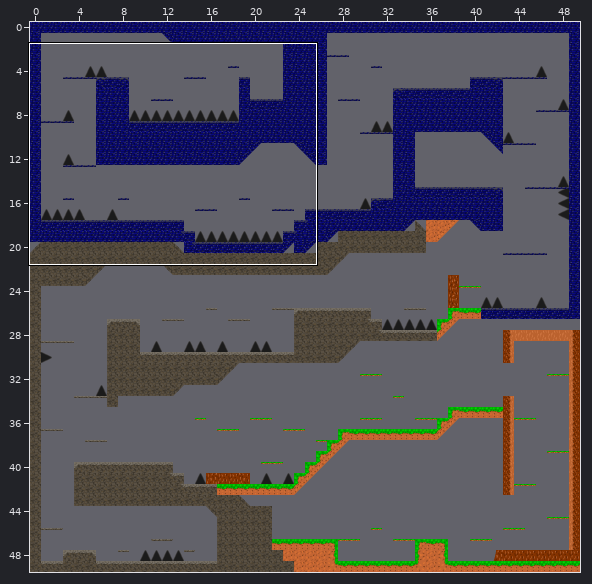
Two versions of a level (Tiled map, assets/Level1.tmx). Above: a wide view before the commit, with the close-up outlined.
Close-up. First the earlier version:
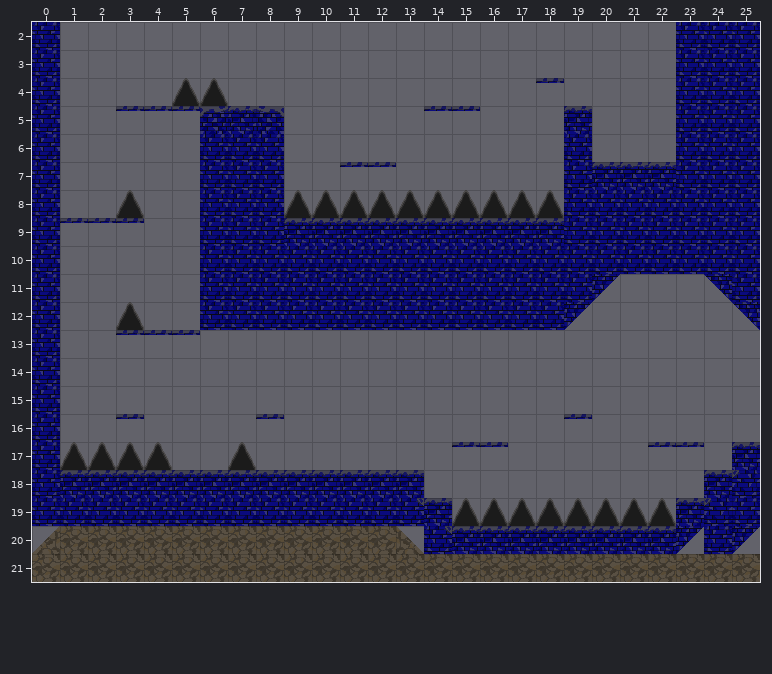
Cells are 32x32 px. Shown: x 0..25, y 2..21. The commit also changed other parts of the map, which this record leaves out.
The result:
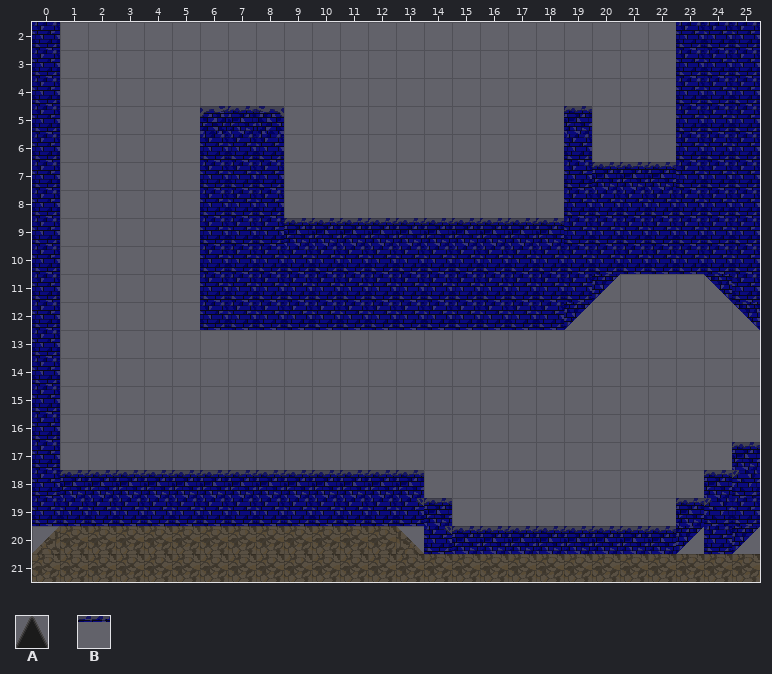
Key: from "TilesetUpdate": A 402, B 1002.
_ is an empty cell.
Diff:
{"where": "layer \"Pointe\" (removed)"}
{"y":4,"x":5,"old":"AA","new":"__"}
{"y":8,"x":3,"old":"A","new":"_"}
{"y":8,"x":9,"old":"AAAAAAAAAA","new":"__________"}
{"y":12,"x":3,"old":"A","new":"_"}
{"y":17,"x":1,"old":"AAAA","new":"____"}
{"y":17,"x":7,"old":"A","new":"_"}
{"y":19,"x":15,"old":"AAAAAAAA","new":"________"}
{"where": "layer \"Plateforme\" (removed)"}
{"y":4,"x":18,"old":"B","new":"_"}
{"y":5,"x":3,"old":"BBB","new":"___"}
{"y":5,"x":14,"old":"BB","new":"__"}
{"y":7,"x":11,"old":"BB","new":"__"}
{"y":9,"x":1,"old":"BBB","new":"___"}
{"y":13,"x":3,"old":"BBB","new":"___"}
{"y":16,"x":3,"old":"B","new":"_"}
{"y":16,"x":8,"old":"B","new":"_"}
{"y":16,"x":19,"old":"B","new":"_"}
{"y":17,"x":15,"old":"BB","new":"__"}
{"y":17,"x":22,"old":"BB","new":"__"}
